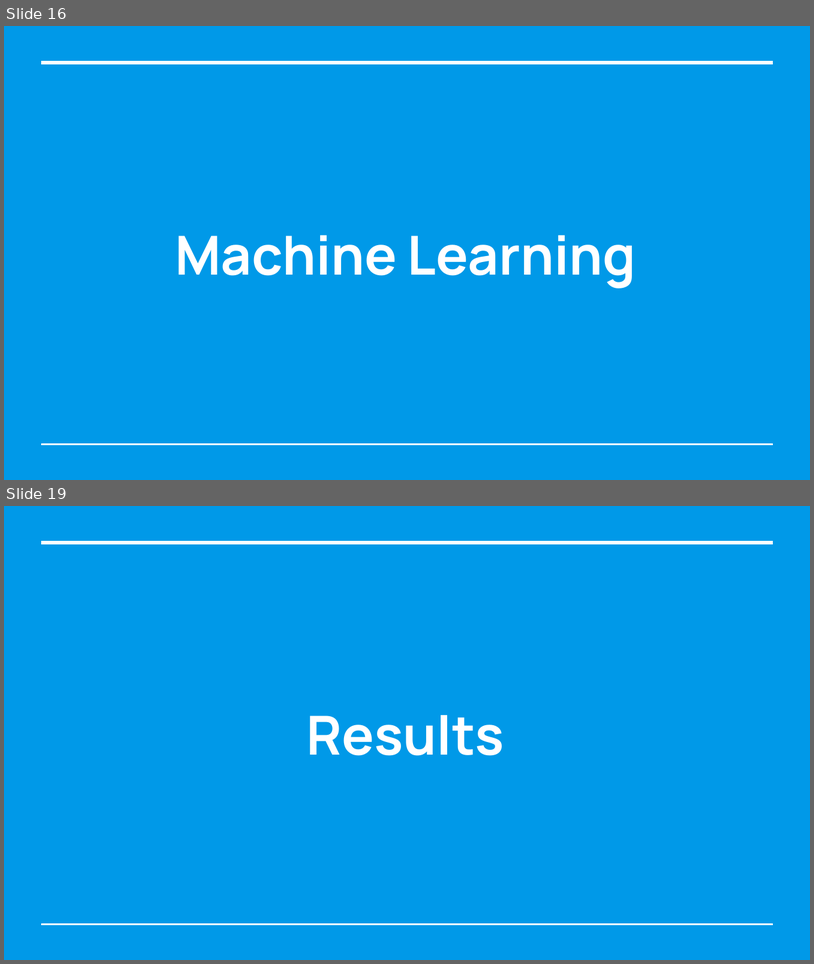
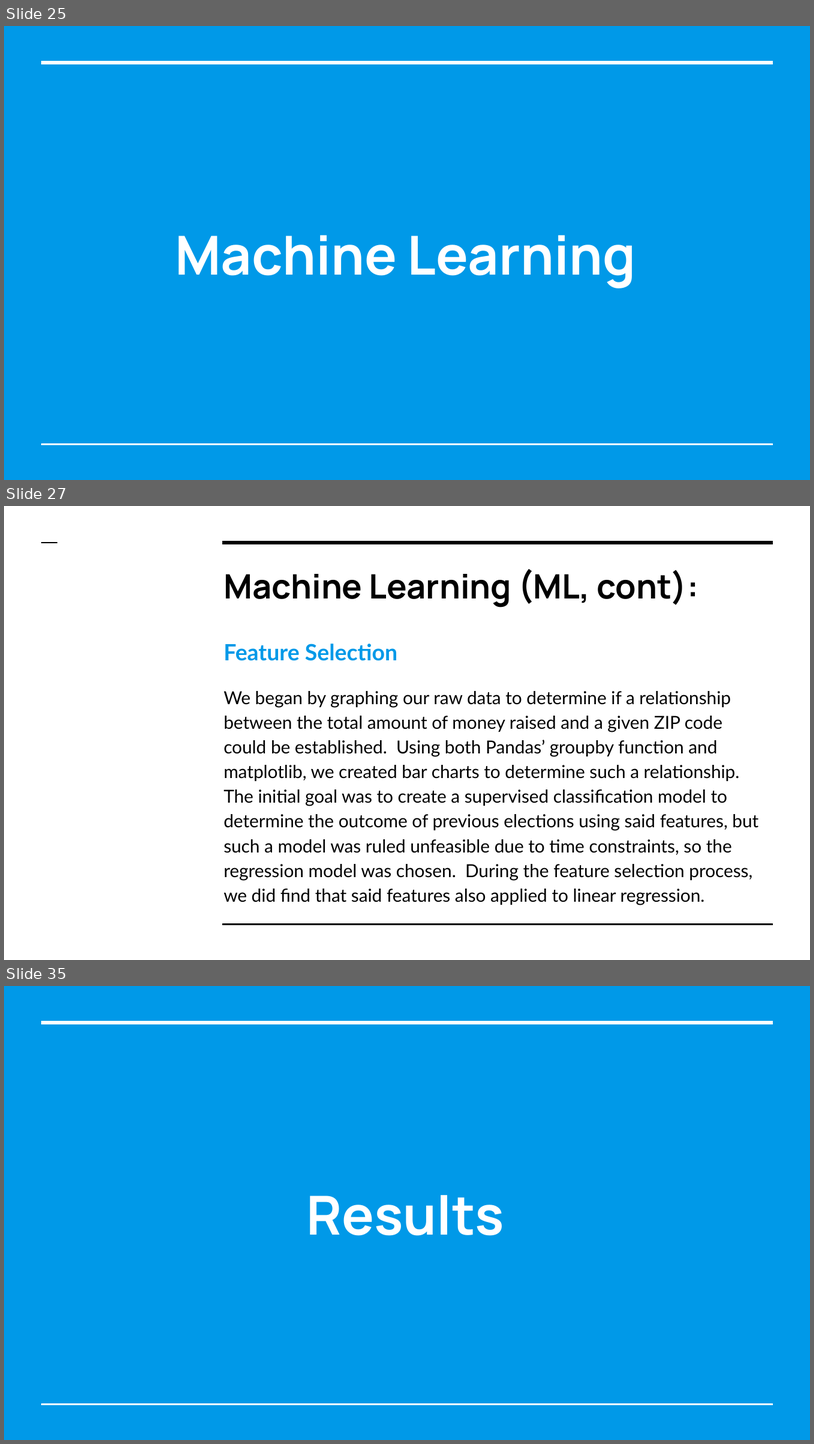
Before and after one commit to ssheggrud/Mod_20_Project, a slide deck: Presentation/Group5Presentation.pptx. Shown one above the other, each under a label of ours: slides 16 and 19 before the commit, slides 25, 27 and 35 after it; the slides between them are not shown. The pictures are 814x964 and 814x1444 pixels, drawn with LibreOffice and Linux fonts; fonts in the diff are those of the drawing. Boxes give left, top, right and bottom in pixels: in the first picture for what was removed or moved away, otherwise in the second. Text is boxed around its words. In the diff, an @@ line names an element or a change of style, - is before the commit and + after.

```diff
--- a/Presentation/Group5Presentation.pptx
+++ b/Presentation/Group5Presentation.pptx
@@ slide 27 added at (x1=4, y1=506, x2=810, y2=960), background #FFFFFF @@
@@ line added from (42, 542) to (58, 542), #000000 1.5 pt @@
@@ line added from (222, 542) to (773, 542), #000000 3 pt @@
@@ title added at (x1=224, y1=569, x2=699, y2=607), 30 pt, text #000000, bold @@
+Machine Learning (ML, cont):
@@ text added at (x1=224, y1=643, x2=759, y2=905), 16 pt, text #000000 @@
+Feature Selection
+We began by graphing our raw data to determine if a relationship between the total amount of money raised and a given ZIP code could be established. Using both Pandas’ groupby function and matplotlib, we created bar charts to determine such a relationship. The initial goal was to create a supervised classification model to determine the outcome of previous elections using said features, but such a model was ruled unfeasible due to time constraints, so the regression model was chosen. During the feature selection process, we did find that said features also applied to linear regression.
@@ line added from (222, 924) to (773, 924), #000000 1.5 pt @@
@@ what was slide 16 is now slide 25 @@
@@ what was slide 19 is now slide 35 @@
```
Also in this commit, not shown: 4 slides changed, 19 other slides added, 1 slide removed.
